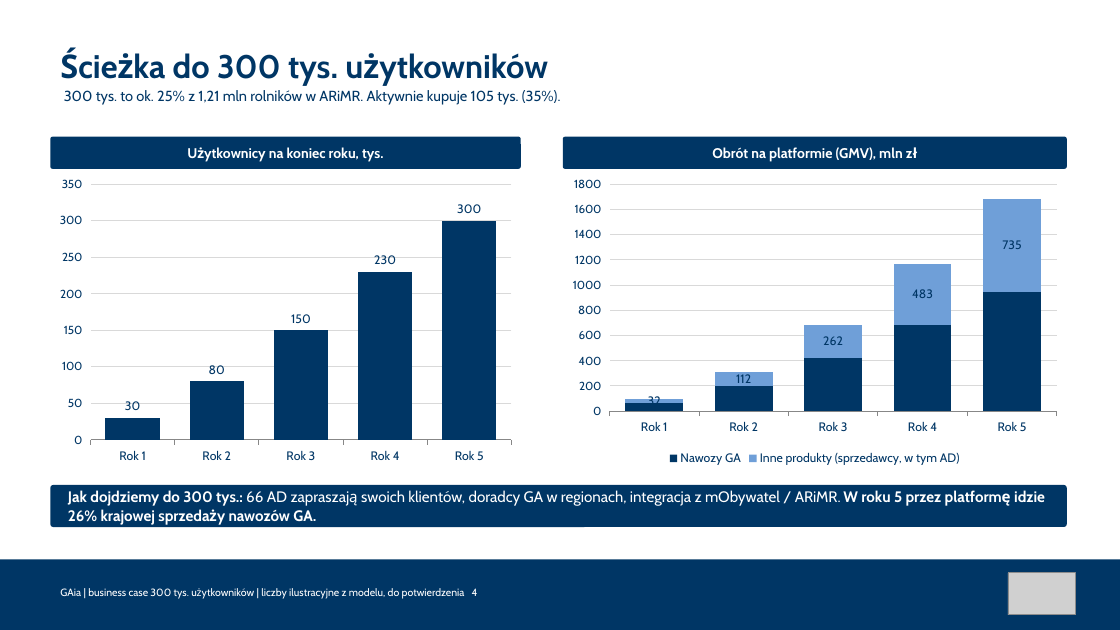
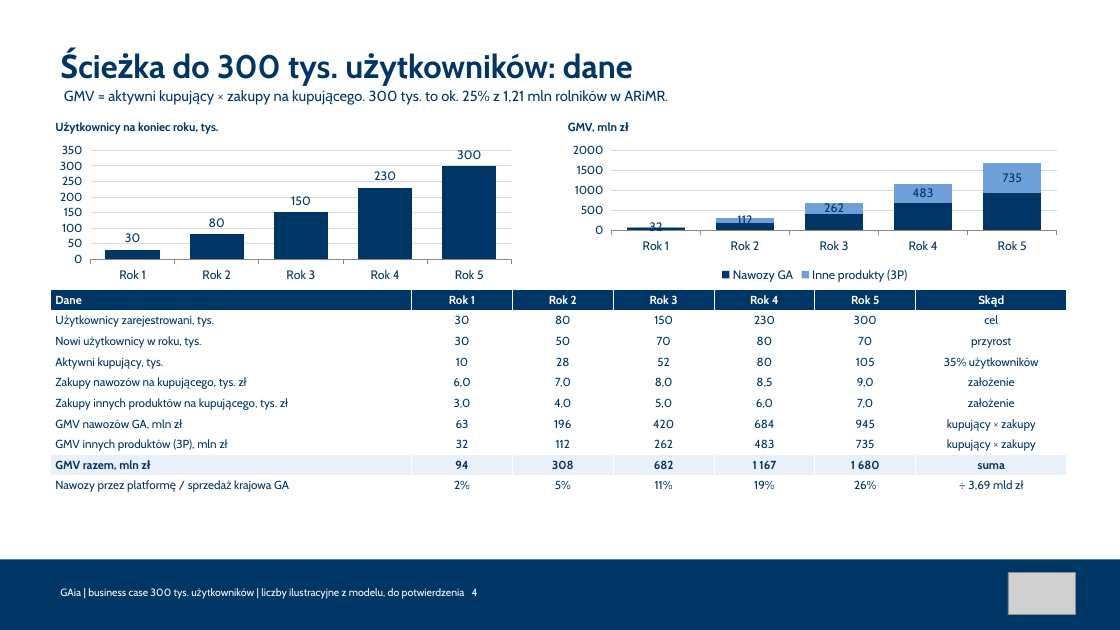
Before and after one commit to Angelika-pruchniak/gaia, a slide deck: slide 4 of GA_GAia_prezentacja_business_case.pptx. Drawn at 1120x630 pixels with LibreOffice and Linux fonts; fonts in the diff are those of the drawing; grey boxes stand for pictures. Boxes give left, top, right and bottom in pixels: in the first picture for what was removed or moved away, otherwise in the second. Text is boxed around its words. In the diff, an @@ line names an element or a change of style, - is before the commit and + after.

```diff
--- a/GA_GAia_prezentacja_business_case.pptx
+++ b/GA_GAia_prezentacja_business_case.pptx
@@ text at bbox=[173, 53, 633, 86]: text changed @@
-Ścieżka do 300 tys. użytkowników
+Ścieżka do 300 tys. użytkowników: dane
@@ text "Użytkownicy na koniec roku, tys.": place and size @@
-text "Użytkownicy na koniec roku, tys." at bbox=[269, 147, 383, 162]
+text "Użytkownicy na koniec roku, tys." at bbox=[123, 122, 219, 134]
@@ text "Użytkownicy na koniec roku, tys." at bbox=[123, 122, 219, 134]: size 12 to 10 pt, text colour #FFFFFF to #003665; alignment centre to left; vertical alignment middle to top @@
@@ text at bbox=[64, 90, 668, 105]: text changed @@
-300 tys. to ok. 25% z 1,21 mln rolników w ARiMR. Aktywnie kupuje 105 tys. (35%).
+GMV = aktywni kupujący × zakupy na kupującego. 300 tys. to ok. 25% z 1,21 mln rolników w ARiMR.
@@ text "GMV, mln zł" at bbox=[568, 122, 629, 132]: vertical alignment middle to top @@
@@ column stacked chart at bbox=[50, 140, 521, 286] @@
@@ column stacked chart to column chart @@
-Nawozy GA: 60, 200, 420, 680, 940
+Series 1: 30, 80, 150, 230, 300
@@ data labels of Series 1 added @@
-Inne produkty (sprzedawcy, w tym AD): 32, 112, 262, 483, 735
@@ legend changed @@
@@ bar spacing changed @@
@@ column chart: place and size @@
-column chart at bbox=[563, 171, 1067, 470]
+column chart at bbox=[50, 140, 521, 286]
@@ rounded rectangle removed at bbox=[50, 137, 521, 169] @@
@@ column chart at bbox=[563, 140, 1067, 286] @@
@@ column chart to column stacked chart @@
-Series 1: 30, 80, 150, 230, 300
+Nawozy GA: 60, 200, 420, 680, 940
@@ data labels of Nawozy GA removed @@
+Inne produkty (3P): 32, 112, 262, 483, 735
@@ legend changed @@
@@ bar spacing changed @@
@@ column stacked chart: place and size @@
-column stacked chart at bbox=[50, 171, 521, 470]
+column stacked chart at bbox=[563, 140, 1067, 286]
@@ rounded rectangle removed at bbox=[563, 137, 1067, 169] @@
@@ text at bbox=[568, 122, 629, 132]: text changed; size 12 to 10 pt; text colour #FFFFFF to #003665 @@
-Obrót na platformie (GMV), mln zł
+GMV, mln zł
@@ table added at bbox=[50, 290, 1067, 497], 10 rows, 7 columns @@
+Dane | Rok 1 | Rok 2 | Rok 3 | Rok 4 | Rok 5 | Skąd
+Użytkownicy zarejestrowani, tys. | 30 | 80 | 150 | 230 | 300 | cel
+Nowi użytkownicy w roku, tys. | 30 | 50 | 70 | 80 | 70 | przyrost
+Aktywni kupujący, tys. | 10 | 28 | 52 | 80 | 105 | 35% użytkowników
+Zakupy nawozów na kupującego, tys. zł | 6,0 | 7,0 | 8,0 | 8,5 | 9,0 | założenie
+Zakupy innych produktów na kupującego, tys. zł | 3,0 | 4,0 | 5,0 | 6,0 | 7,0 | założenie
+GMV nawozów GA, mln zł | 63 | 196 | 420 | 684 | 945 | kupujący × zakupy
+GMV innych produktów (3P), mln zł | 32 | 112 | 262 | 483 | 735 | kupujący × zakupy
+GMV razem, mln zł | 94 | 308 | 682 | 1 167 | 1 680 | suma
+Nawozy przez platformę / sprzedaż krajowa GA | 2% | 5% | 11% | 19% | 26% | ÷ 3,69 mld zł
@@ rounded rectangle removed at bbox=[50, 485, 1067, 527] @@
@@ text removed at bbox=[68, 490, 1045, 525] @@
-Jak dojdziemy do 300 tys.: 66 AD zapraszają swoich klientów, doradcy GA w regionach, integracja z mObywatel / ARiMR. W roku 5 przez platformę idzie 26% krajowej sprzedaży nawozów GA.
```
Also in this commit, not shown: 10 other slides changed, 7 slides added, 2 slides removed, 7 other files.
